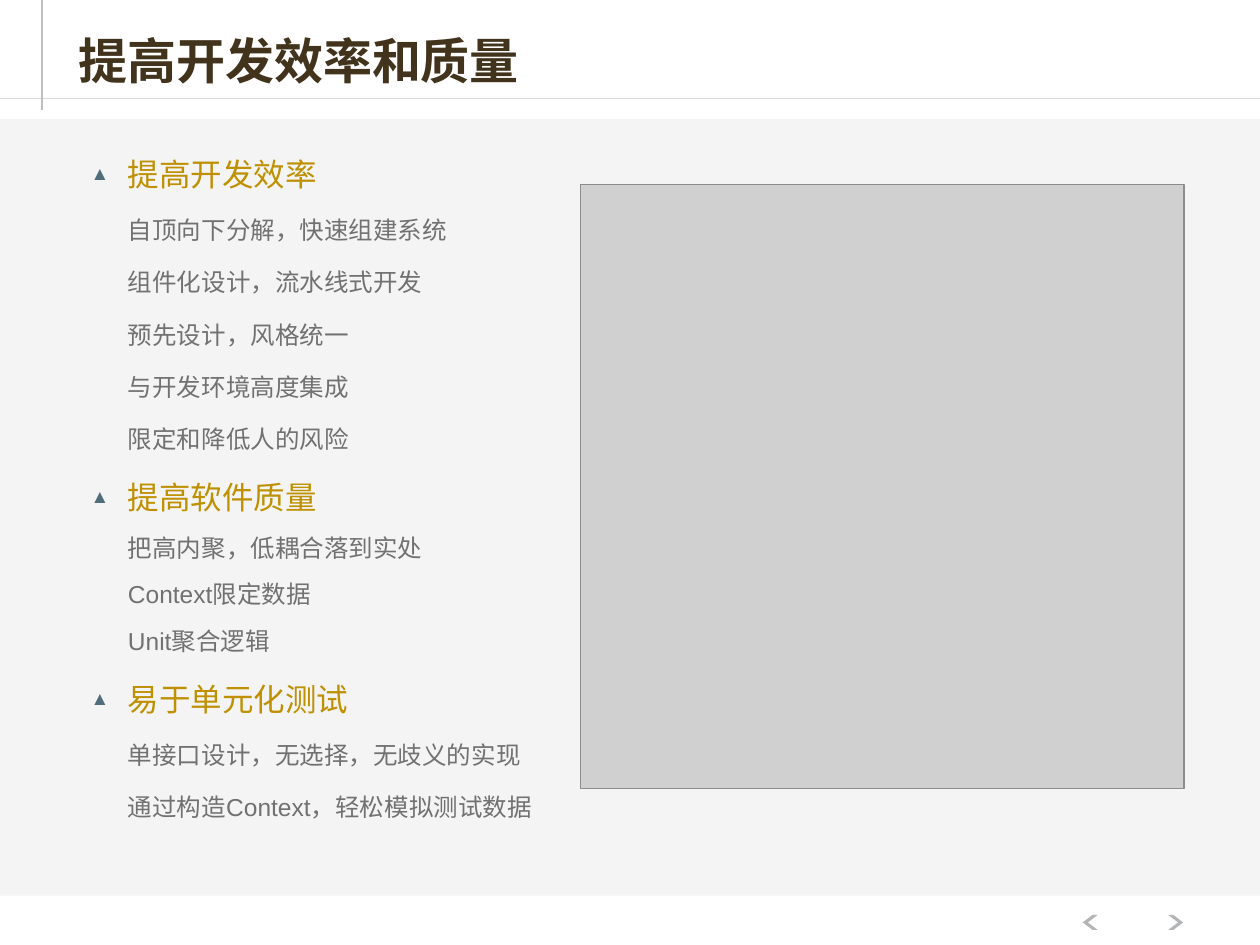
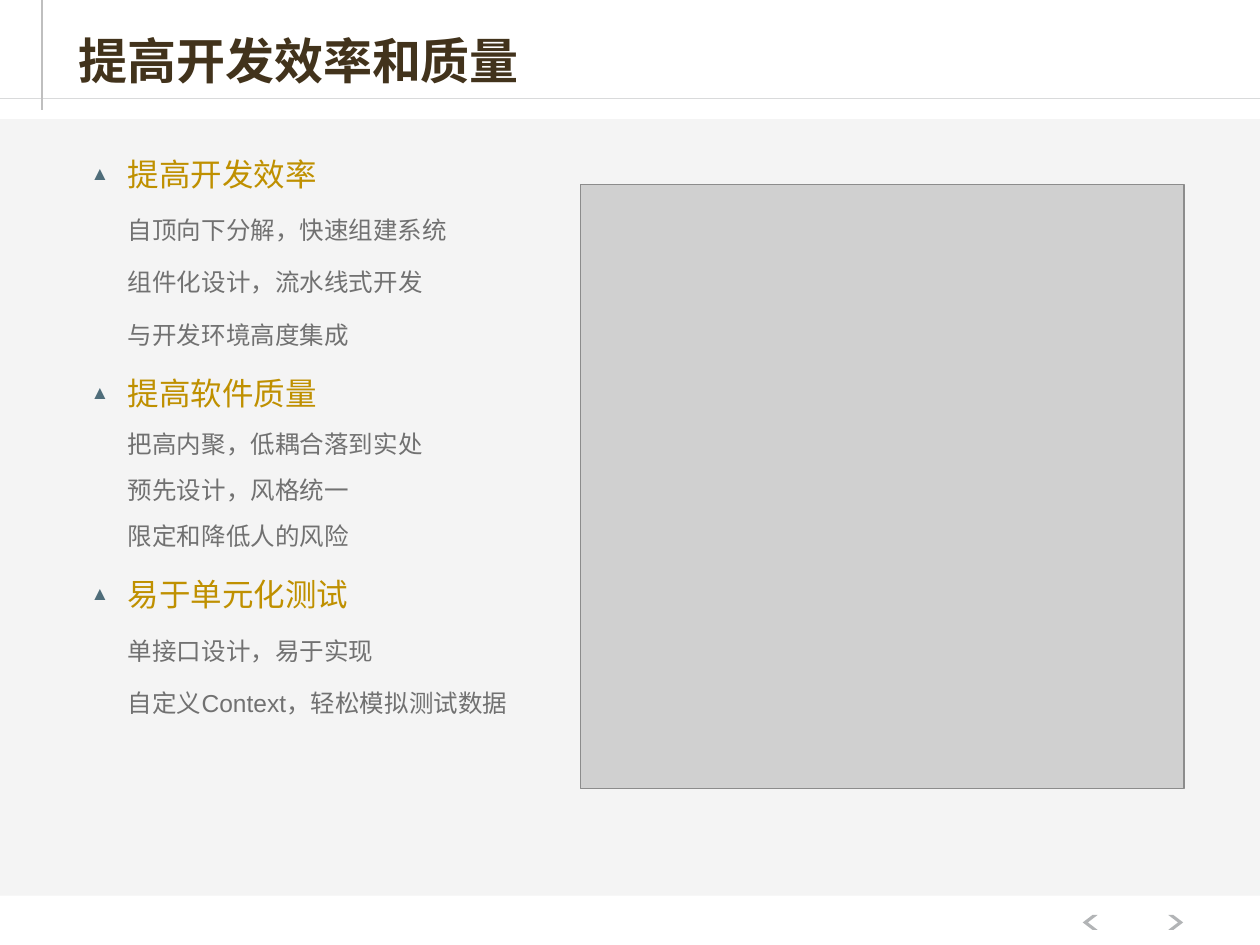
Before and after one commit to hejiehui/xross-tools-installer, a slide deck: slide 42 of doc/X-series V2.pptx (slide 22 before the commit). Drawn at 1260x945 pixels with LibreOffice and Linux fonts; fonts in the diff are those of the drawing; grey boxes stand for pictures. Boxes give left, top, right and bottom in pixels: in the first picture for what was removed or moved away, otherwise in the second. Text is boxed around its words. In the diff, an @@ line names an element or a change of style, - is before the commit and + after.

```diff
--- a/doc/X-series V2.pptx
+++ b/doc/X-series V2.pptx
@@ text at (128,323,349,346): paragraph removed @@
-    预先设计，风格统一
@@ text at (128,427,349,450): paragraph removed @@
-    限定和降低人的风险
@@ text at (128,478,349,547): text changed @@
-    Context限定数据
-    Unit聚合逻辑
+    预先设计，风格统一
+    限定和降低人的风险
@@ text at (128,639,507,714): text changed @@
-    单接口设计，无选择，无歧义的实现
-    通过构造Context，轻松模拟测试数据
+    单接口设计，易于实现
+    自定义Context，轻松模拟测试数据
```
Also in this commit, not shown: 6 other slides changed, 5 slides added, 2 slides removed.
